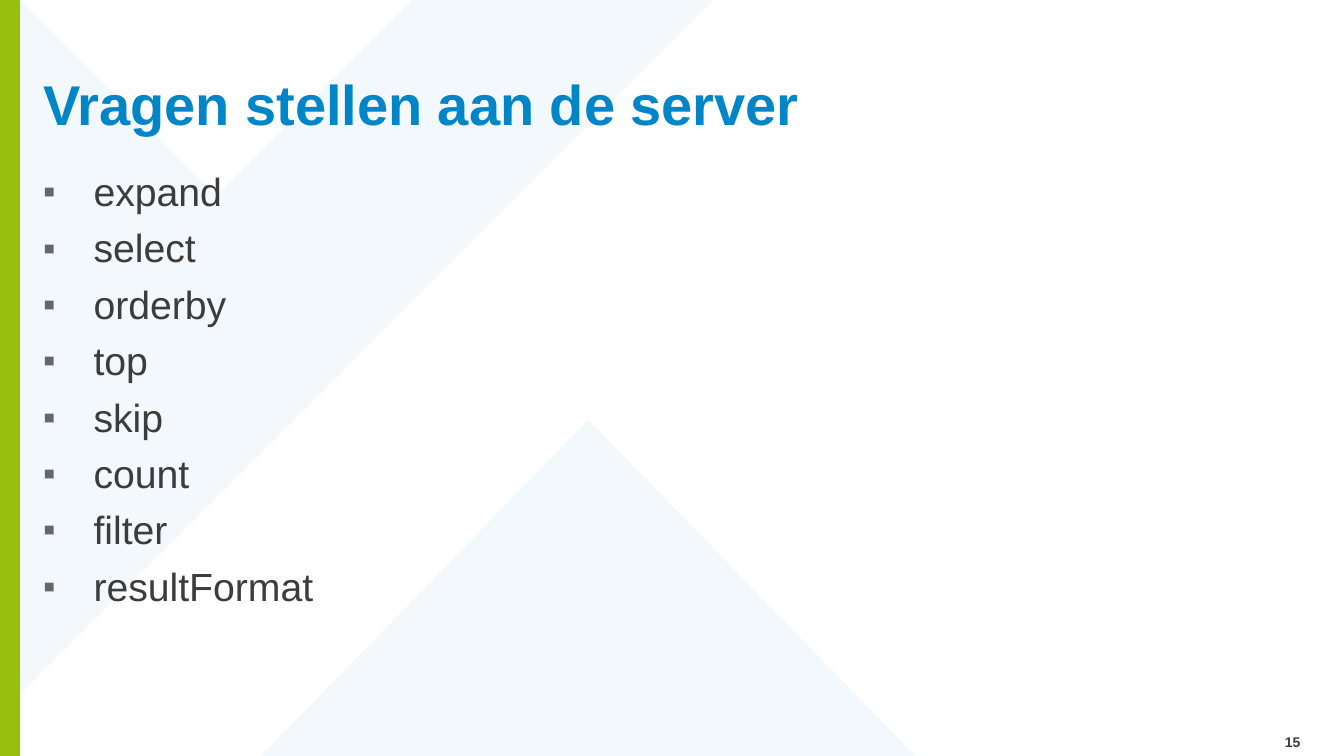
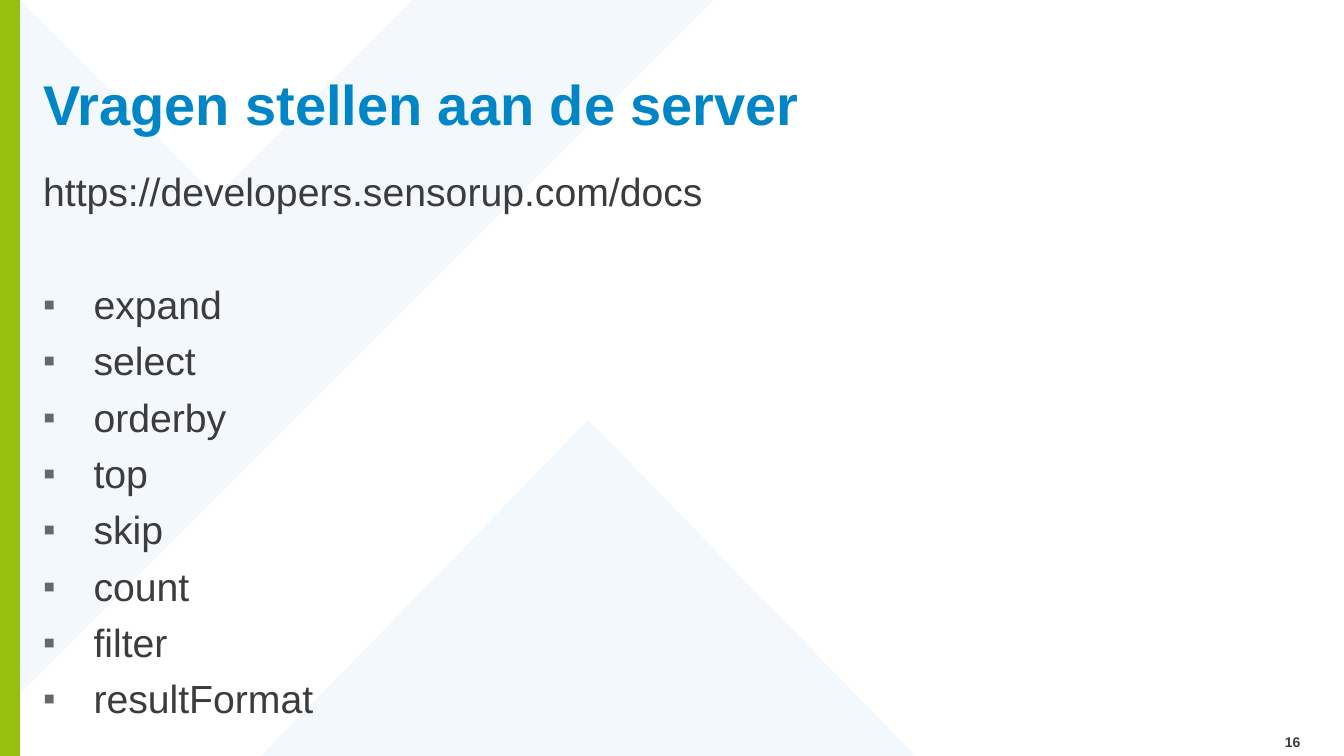
Before and after one commit to Geonovum/Workshop-OGC-Sensor-APIs-basis, a slide deck: slide 16 of Presentatie/SensorThingsAPI_AbInitio.pptx (slide 15 before the commit). Drawn at 1344x756 pixels with LibreOffice and Linux fonts; fonts in the diff are those of the drawing; background and template pictures are left out. Boxes give left, top, right and bottom in pixels: in the first picture for what was removed or moved away, otherwise in the second. Text is boxed around its words. In the diff, an @@ line names an element or a change of style, - is before the commit and + after.

```diff
--- a/Presentatie/SensorThingsAPI_AbInitio.pptx
+++ b/Presentatie/SensorThingsAPI_AbInitio.pptx
@@ text at box(43, 177, 702, 214): paragraph added @@
+https://developers.sensorup.com/docs
@@ page number at box(1285, 737, 1301, 747): text changed @@
-15
+16
```
Also in this commit, not shown: 6 other slides changed, 2 slides added, 1 slide removed.
